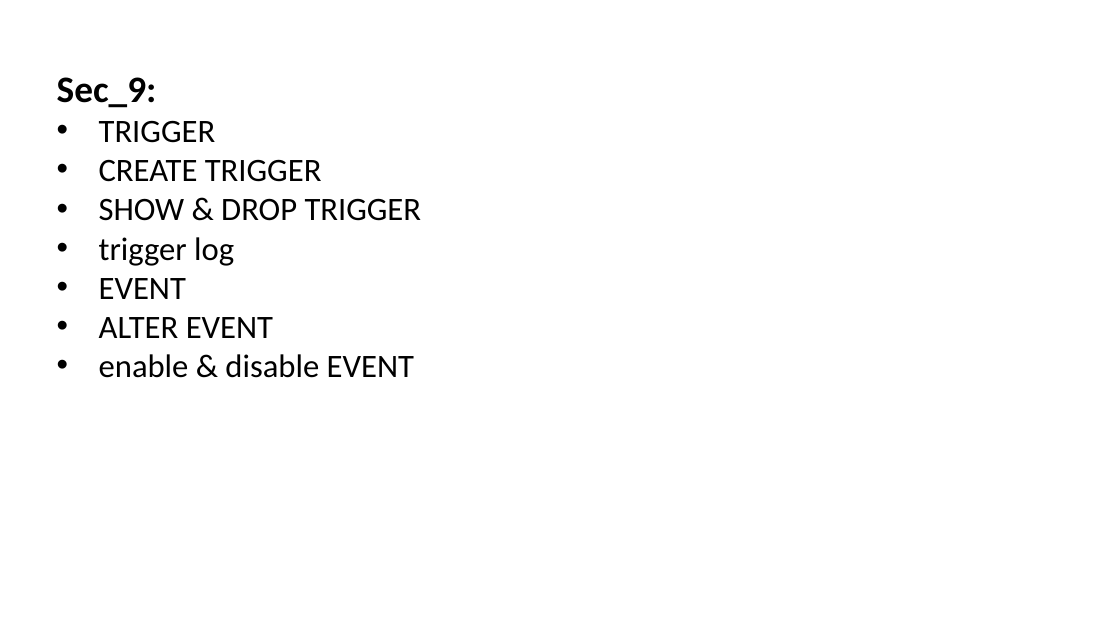
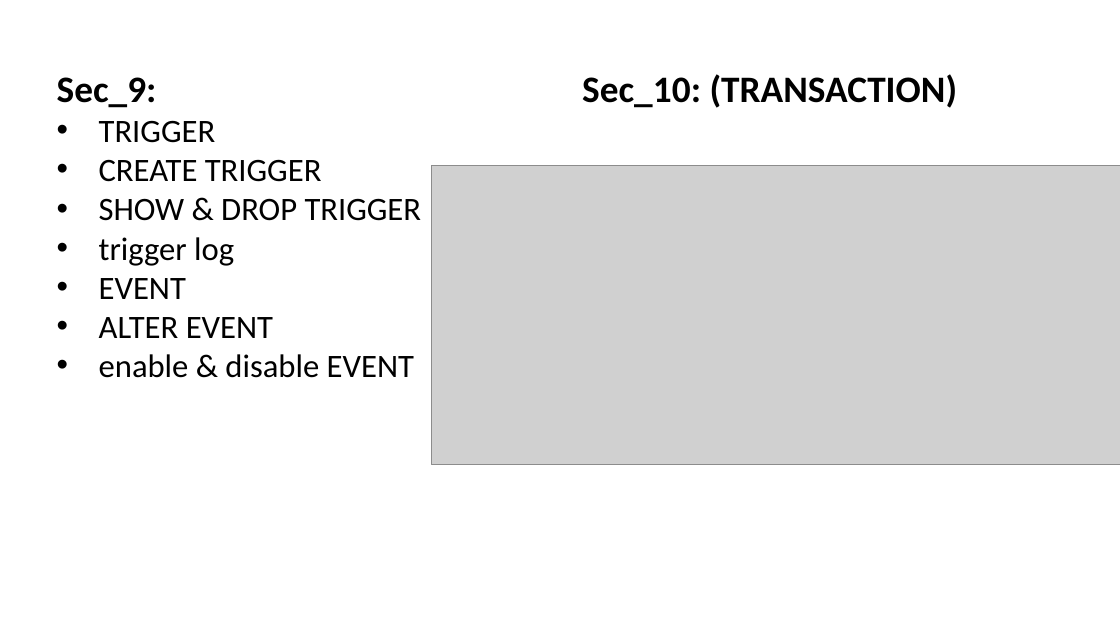
Before and after one commit to Amir-Hofo/Basic_SQL_Commands, a slide deck: slide 6 of list of content.pptx. Drawn at 1120x630 pixels with LibreOffice and Linux fonts; fonts in the diff are those of the drawing; grey boxes stand for pictures. Boxes give left, top, right and bottom in pixels: in the first picture for what was removed or moved away, otherwise in the second. Text is boxed around its words. In the diff, an @@ line names an element or a change of style, - is before the commit and + after.

```diff
--- a/list of content.pptx
+++ b/list of content.pptx
@@ text added at (x1=582, y1=74, x2=958, y2=108), 32 pt, text #000000, bold @@
+Sec_10: (TRANSACTION)
@@ picture added at (x1=431, y1=166, x2=1120, y2=465) @@
```
Also in this commit, not shown: 1 slide added, 1 other file.
